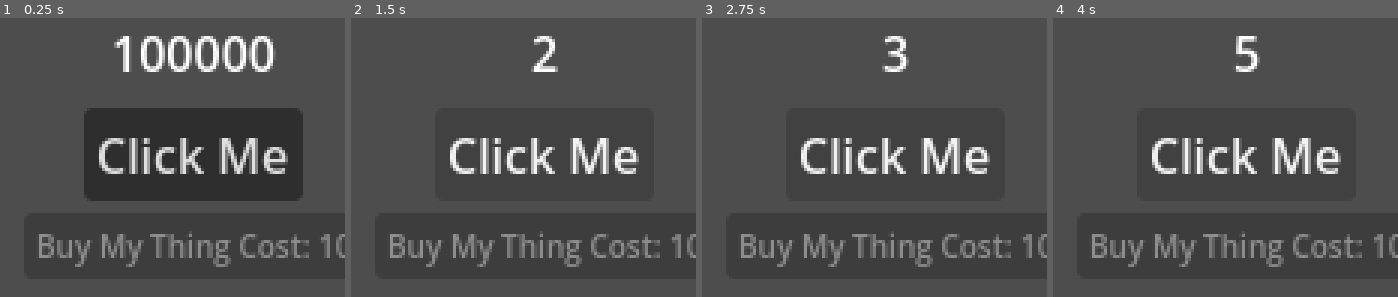
Above: before the commit, frames 1-4 (left to right).
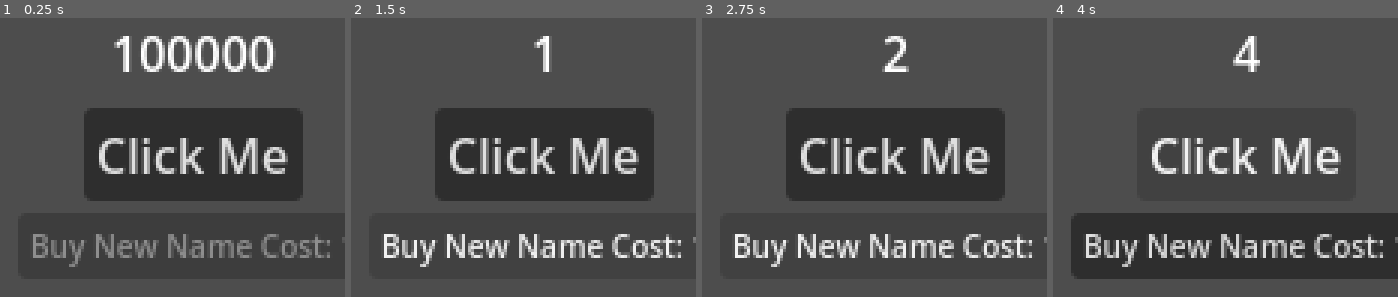
Above: after the commit, the same moments.

Repository: tkapa/the-new-incremental
Game: Godot game, scene res://Scenes/main.tscn
The game is run twice, just before and just after one commit, with the same random seed, the same clock (stepped at 60 frames per second) and the same inputs.
Inputs:
- Up to frame 1 (0.25 s): no input
- Up to frame 2 (1.5 s): click "Click Me" at 0.5 s; click "Click Me" (after the commit: "Buy New Name Cost: 1") at 1.25 s
- Up to frame 3 (2.75 s): click "Click Me" (after the commit: "Buy New Name Cost: 1") at 2 s
- Up to frame 4 (4 s): click "Click Me" at 2.75 s; click "Click Me" at 3.5 s

The runs differ from the first frame. In frame 1, 4.2% of the frame differs, in the area x 9-100%, y 77-90%; in frame 2, 5.4%; in frame 3, 5.3%; in frame 4, 6.1%, in the area x 5-100%, y 6-94%.

Commit message:
Add VCS Plugin. Add Passive Adding.

Diff:
--- a/Components/CurrencySpenderComponent/currency_spender_component.gd
+++ b/Components/CurrencySpenderComponent/currency_spender_component.gd
@@ -5,12 +5,11 @@
 var _value :int = 1000
 
 func set_value(new_value: int) -> void:
-	print_debug("Set new value ", new_value)
 	_value = new_value
 	_refresh()
 
 func purchase() -> bool:
-	if (!can_purchase):
+	if (!_can_purchase()):
 		return false
 
 	SignalBus.remove_currency.emit(_value)
--- a/Globals/passive_manager.gd
+++ b/Globals/passive_manager.gd
@@ -8,7 +8,6 @@
 
 func _on_add_passive(passive: PurchasablePassive):
 	_passives.append(passive)
-	print_debug("Added Passive")
 
 func _on_tick():
 	for p in _passives:
--- a/Globals/purchase_manager.gd
+++ b/Globals/purchase_manager.gd
@@ -3,5 +3,6 @@
 func _init():
 	SignalBus.on_purchase.connect(_on_purchase)
 
-func _on_purchase(item: PurchasablePassive):
-	SignalBus.add_passive.emit(item)
+func _on_purchase(item: PurchasableBase):
+	if (item is PurchasablePassive):
+		SignalBus.add_passive.emit(item)
--- a/Globals/signal_bus.gd
+++ b/Globals/signal_bus.gd
@@ -9,7 +9,7 @@
 signal remove_currency(value: int)
 
 # Purchase Signals
-signal on_purchase(item: PurchasablePassive)
+signal on_purchase(item: PurchasableBase)
 
 # Passive Ability Signals
 signal add_passive(passive: PurchasablePassive)
--- /dev/null
+++ b/Resources/Purchasables/passive_add.gd
@@ -0,0 +1,8 @@
+class_name PassiveAdd extends PurchasablePassive
+
+@export_category("Add Variables")
+@export
+var value : int = 1
+
+func on_tick():
+	SignalBus.add_currency.emit(value)
--- /dev/null
+++ b/Resources/add_passive.tres
@@ -0,0 +1,7 @@
+[gd_resource type="Resource" script_class="PassiveAdd" format=3 uid="uid://b7s5udw2q00g6"]
+
+[ext_resource type="Script" uid="uid://mbptsam04o1g" path="res://Resources/Purchasables/passive_add.gd" id="1_1mqi2"]
+
+[resource]
+script = ExtResource("1_1mqi2")
+metadata/_custom_type_script = "uid://mbptsam04o1g"
--- a/Scenes/ui_layout.tscn
+++ b/Scenes/ui_layout.tscn
@@ -4,7 +4,7 @@
 [ext_resource type="PackedScene" uid="uid://cwne85aolpv22" path="res://UI/CurrencyDisplay/currency_display.tscn" id="2_k8481"]
 [ext_resource type="PackedScene" uid="uid://crgr7ijoojyjm" path="res://UI/Buttons/AddCommand/add_button.tscn" id="3_qi5iu"]
 [ext_resource type="PackedScene" uid="uid://bvjxqtyfhndql" path="res://UI/Buttons/BuyCommand/remove_button.tscn" id="4_ldva7"]
-[ext_resource type="Resource" uid="uid://cm8nmtvb58o0x" path="res://Resources/base_passive.tres" id="5_55vmc"]
+[ext_resource type="Resource" uid="uid://b7s5udw2q00g6" path="res://Resources/add_passive.tres" id="5_55vmc"]
 
 [node name="UiLayout" type="MarginContainer" unique_id=1007126164]
 custom_minimum_size = Vector2(100, 0)
--- a/UI/Buttons/BuyCommand/remove_button.gd
+++ b/UI/Buttons/BuyCommand/remove_button.gd
@@ -21,7 +21,7 @@
 	_purchase()
 
 func _purchase() -> void:
-	if(!currency_spender.purchase()):
+	if(disabled):
 		print_debug("Purchase Failed.")
 
 	SignalBus.on_purchase.emit(purchasable)
--- a/project.godot
+++ b/project.godot
@@ -29,6 +29,17 @@
 window/size/viewport_width=320
 window/size/viewport_height=180
 
+[editor]
+
+version_control/plugin_name="GitPlugin"
+version_control/autoload_on_startup=true
+
+[file_customization]
+
+folder_colors={
+"res://Globals/": "pink"
+}
+
 [physics]
 
 3d/physics_engine="Jolt Physics"
Not shown, added: Resources/Purchasables/passive_add.gd.uid
Not shown, added: addons/godot-git-plugin/git_plugin.gdextension.uid
Not shown, added: .gitignore
Not shown, added: addons/godot-git-plugin/LICENSE
Not shown, added: addons/godot-git-plugin/THIRDPARTY.md
Not shown, added: addons/godot-git-plugin/git_plugin.gdextension
Not shown, added: addons/godot-git-plugin/linux/libgit_plugin.linux.editor.x86_64.so
Not shown, added: addons/godot-git-plugin/macos/libgit_plugin.macos.editor.universal.dylib
Not shown, added: addons/godot-git-plugin/windows/libgit_plugin.windows.editor.x86_64.dll
